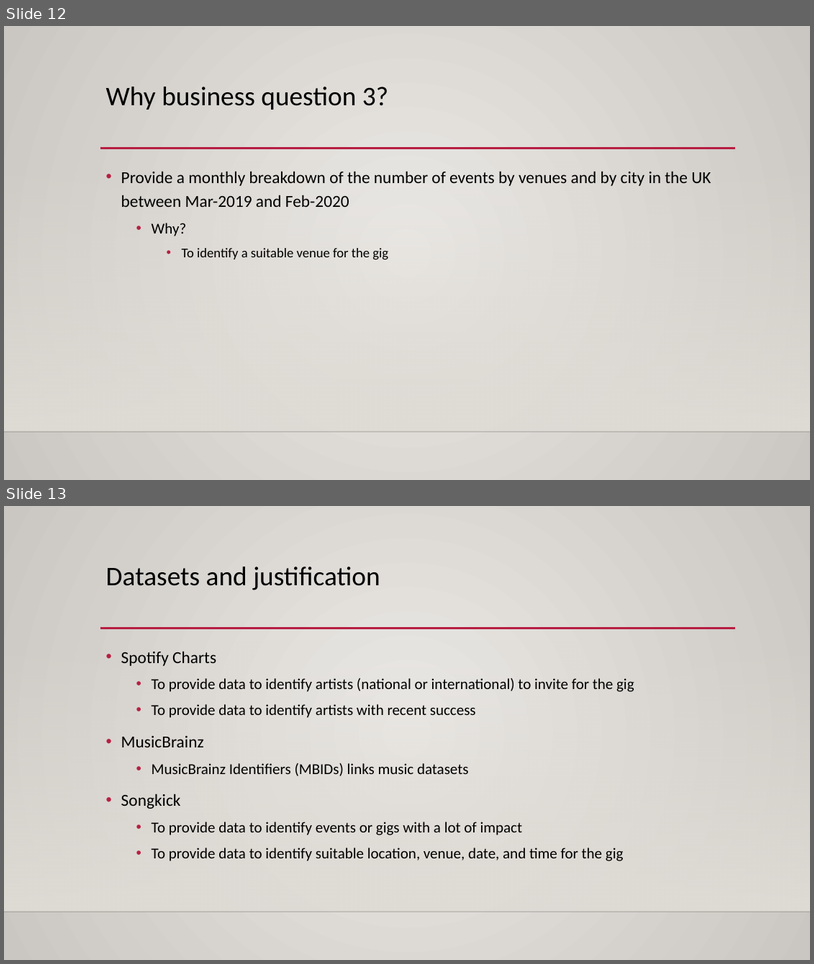
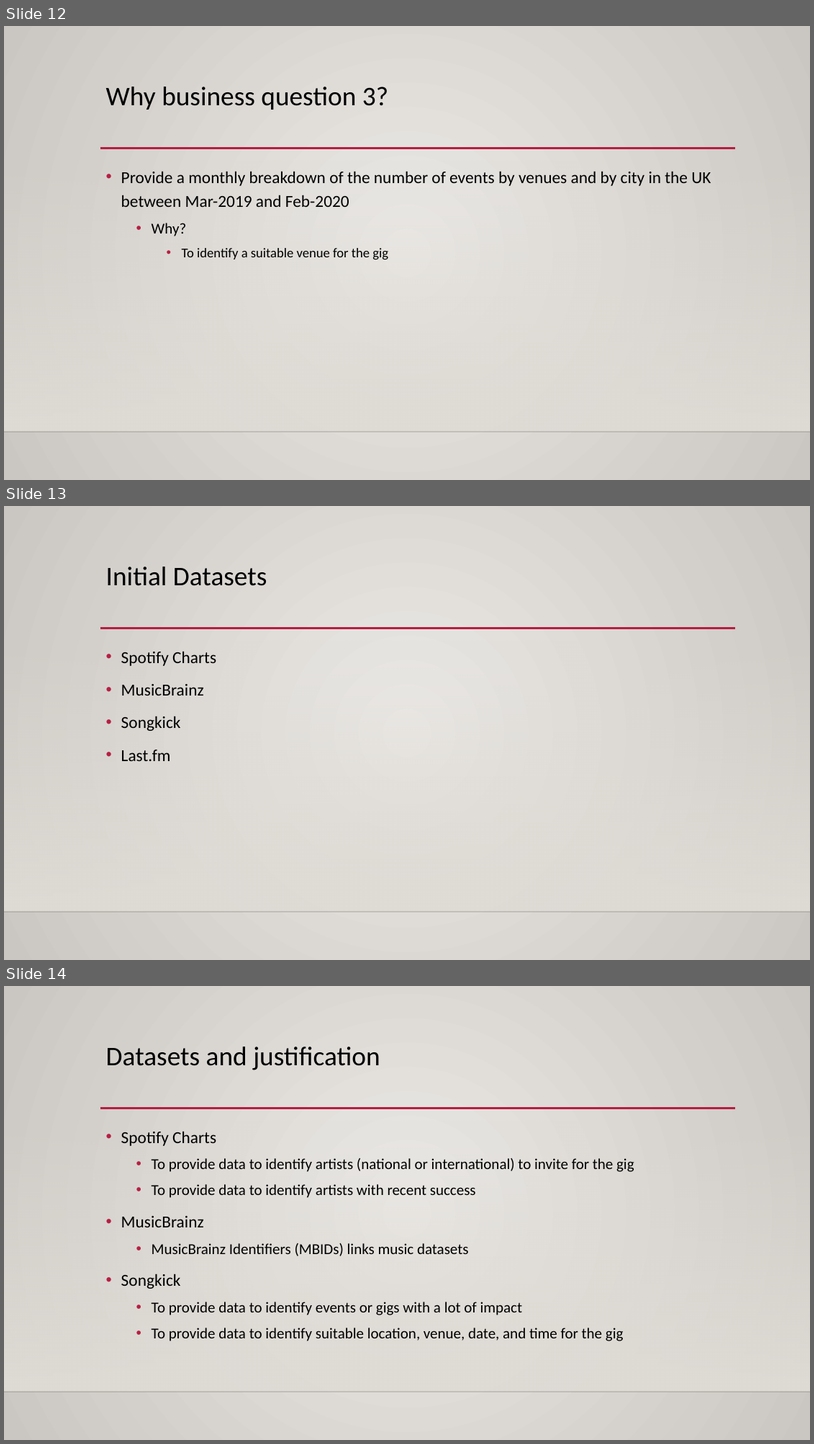
Before and after one commit to mahyarshu/Gigalytics, a slide deck: documents/Presentation/Innovators.pptx. Shown one above the other, each under a label of ours: slides 12 and 13 before the commit, slides 12, 13 and 14 after it. The pictures are 814x964 and 814x1444 pixels, drawn with LibreOffice and Linux fonts; fonts in the diff are those of the drawing; background and template pictures are left out. Boxes give left, top, right and bottom in pixels: in the first picture for what was removed or moved away, otherwise in the second. Text is boxed around its words. In the diff, an @@ line names an element or a change of style, - is before the commit and + after.

```diff
--- a/documents/Presentation/Innovators.pptx
+++ b/documents/Presentation/Innovators.pptx
@@ slide 13 added at [4,506,810,960], background gradient #ECEAE7 to #CAC7C1; not listed: 3 template elements that a slide beside it also shows @@
@@ title added at [106,566,268,586], 32 pt, text #000000 @@
+Initial Datasets
@@ text added at [121,651,216,761], 20 pt, text #000000 @@
+• Spotify Charts
+• MusicBrainz
+• Songkick
+• Last.fm
@@ what was slide 13 is now slide 14 @@
```
Also in this commit, not shown: 6 slides changed, 9 other slides added, 2 slides removed.
